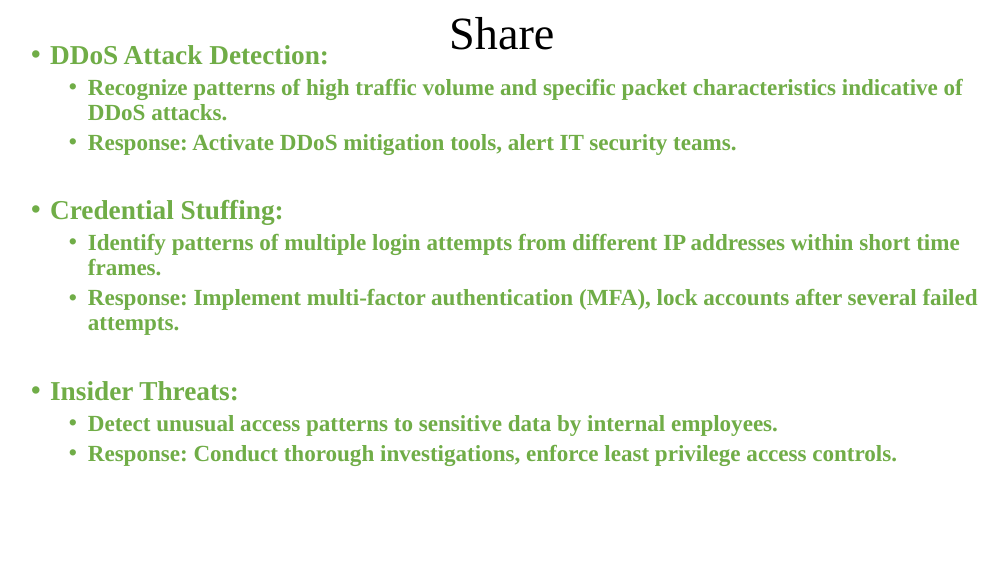
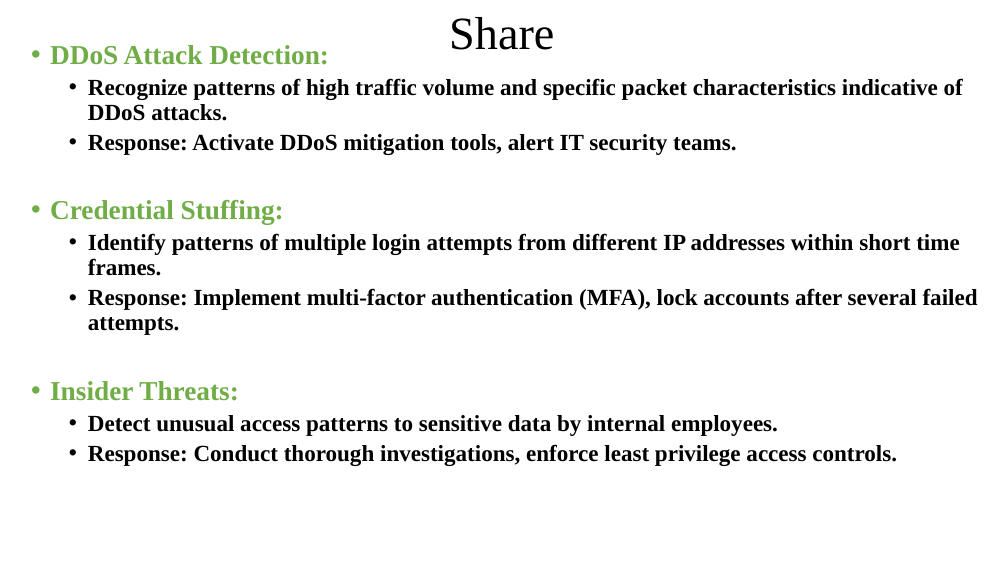
Before and after one commit to y4611676/Unanimous-Project, a slide deck: slide 14 of cybersecurity_attacks/cybersecurity_attacks.pptx. Drawn at 1008x567 pixels with LibreOffice and Linux fonts; fonts in the diff are those of the drawing. Boxes give left, top, right and bottom in pixels: in the first picture for what was removed or moved away, otherwise in the second. Text is boxed around its words. In the diff, an @@ line names an element or a change of style, - is before the commit and + after.

```diff
--- a/cybersecurity_attacks/cybersecurity_attacks.pptx
+++ b/cybersecurity_attacks/cybersecurity_attacks.pptx
@@ text at (x1=88, y1=78, x2=978, y2=466): text colour #70AD47 to #000000 in "Recognize patterns of high traffic volume and ...", "Response: Activate DDoS mitigation tools, alert IT ...", "Identify patterns of multiple login attempts from ...", "Response: Implement multi-factor authentication (MFA), lock  ..." and 2 more places @@
```
Also in this commit, not shown: 3 other files.
